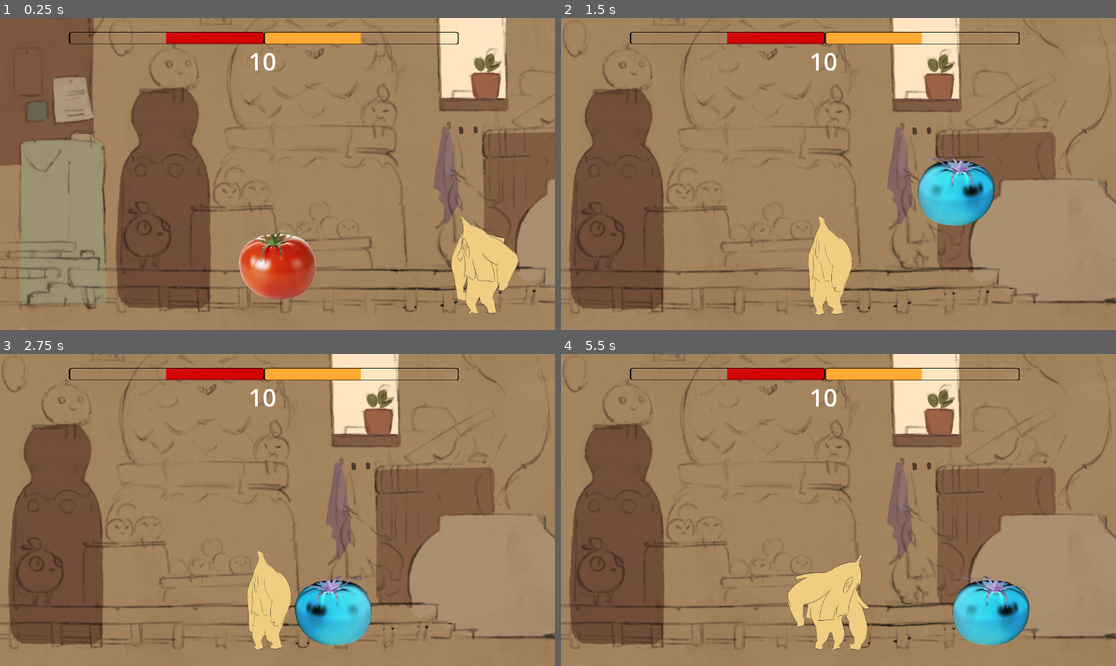
Above: before the commit, frames 1-4 (two rows, left to right).
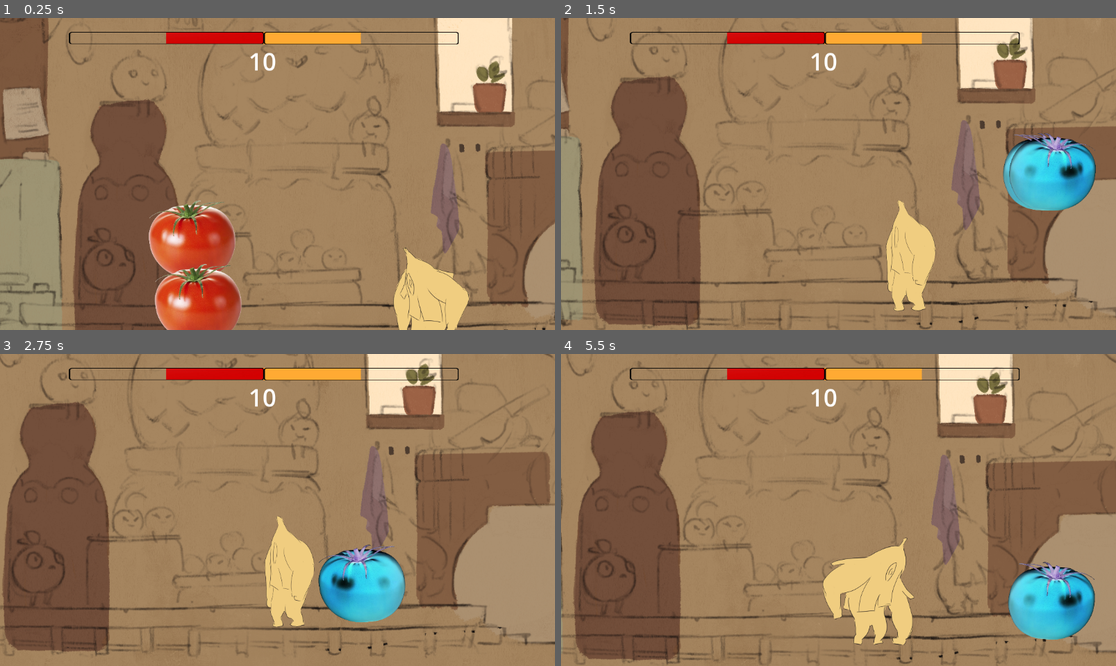
Above: after the commit, the same moments.

Repository: PZerua/ggj24_fruits
Game: Godot game, scene res://scenes/combat.tscn
Same seed, same stepped clock (60 frames per second), same inputs: the game is played once before the commit and once after it.
Inputs:
- Up to frame 1 (0.25 s): no input
- Up to frame 2 (1.5 s): hold D (MOVE_RIGHT_1) from 0.53 s (still down); tap S (BLOCK_1) at 0.6 s; tap W (JUMP_1) at 0.77 s; tap Down (BLOCK_2) at 1.35 s
- Up to frame 3 (2.75 s): tap W (JUMP_1) at 1.52 s; release D (MOVE_RIGHT_1) at 2.03 s; hold A (MOVE_LEFT_1) from 2.03 s (still down); tap V (KICK_1) at 2.1 s
- Up to frame 4 (5.5 s): release A (MOVE_LEFT_1) at 2.78 s; hold D (MOVE_RIGHT_1) 2.78-4.28 s; tap P (KICK_2) at 2.85 s; tap W (JUMP_1) at 3.02, 3.77, 4.52 s; tap Left (MOVE_LEFT_2) at 3.6 s; hold A (MOVE_LEFT_1) 4.28-5.03 s; tap Right (MOVE_RIGHT_2) at 4.35 s; hold D (MOVE_RIGHT_1) from 5.03 s (still down); tap C (PUNCH_1) at 5.1 s

The runs differ from the first frame. In frame 1, 35% of the frame differs, in the area x 0-100%, y 0-100%; in frame 2, 37%; in frame 3, 27%; in frame 4, 31%.

Commit message:
basic camera center movement

Diff:
--- /dev/null
+++ b/scenes/camera.gd
@@ -0,0 +1,29 @@
+extends Camera2D
+
+var tomato
+var banana
+const center_scene = Vector2(600, 350)
+const FOLLOW_SPEED = 2.5
+
+func _ready():
+	self.global_position = center_scene
+	tomato = %Tomato
+	banana = %Banana
+
+func _process(delta):
+
+	# Modify camera position
+	#self.global_position = (tomato.global_position + banana.global_position) * 0.5
+	var center_players = tomato.global_position.lerp(banana.global_position, 0.5)
+	var baricentric_center = center_scene.lerp(center_players, 0.5)
+	# Smoothing motion
+	self.global_position = self.global_position.lerp(baricentric_center, delta * FOLLOW_SPEED)
+
+	# Modify camera zoom
+	var distance = (1080-400) / tomato.global_position.distance_to(banana.global_position) # divided by window width
+	#var zoom_factor1 = abs(tomato.global_position.x-banana.global_position.x)/(1920-100)
+	#var zoom_factor2 = abs(tomato.global_position.y-banana.global_position.y)/(1080-100)
+	#var zoom_factor = max(max(zoom_factor1, zoom_factor2), 0.5)
+	if distance > 0.5 and distance < 0.9:
+		self.zoom = self.zoom.lerp(Vector2(distance, distance), delta * FOLLOW_SPEED)
+		#self.zoom = Vector2(distance, distance)
--- a/scenes/combat.tscn
+++ b/scenes/combat.tscn
@@ -6,6 +6,7 @@
 [ext_resource type="Texture2D" uid="uid://b0k1h3yv0rjhw" path="res://assets/bars/bar-over.png" id="2_g5582"]
 [ext_resource type="PackedScene" uid="uid://qir670b60hs5" path="res://assets/fruits/banana/banana.tscn" id="2_nrd0u"]
 [ext_resource type="Script" path="res://scenes/ParallaxLayer.gd" id="3_2qpbc"]
+[ext_resource type="Script" path="res://scenes/camera.gd" id="3_h0w0o"]
 [ext_resource type="Script" path="res://assets/bars/tomatoBar.gd" id="3_tiox5"]
 [ext_resource type="Texture2D" uid="uid://cpuc5b3bdc2jc" path="res://assets/bars/yellow-orange.png" id="5_ut5nq"]
 [ext_resource type="Script" path="res://assets/bars/bananaBar.gd" id="7_u80wl"]
@@ -94,16 +95,16 @@
 z_index = 36
 position = Vector2(322, 637)
 
-[node name="Camera2D" type="Camera2D" parent="Tomato"]
-unique_name_in_owner = true
-zoom = Vector2(0.8, 0.8)
-limit_left = -400
-limit_top = -200
-limit_right = 1600
-limit_bottom = 800
+[node name="camera" type="Camera2D" parent="."]
+zoom = Vector2(0.9, 0.9)
 position_smoothing_enabled = true
 position_smoothing_speed = 7.0
 editor_draw_limits = true
+script = ExtResource("3_h0w0o")
+
+[node name="Tomato2" parent="." instance=ExtResource("1_h62js")]
+unique_name_in_owner = true
+position = Vector2(308, 391)
 
 [node name="Banana" parent="." instance=ExtResource("2_nrd0u")]
 unique_name_in_owner = true
Not shown: 1 places in scenes/combat.tscn that only renumber resources
